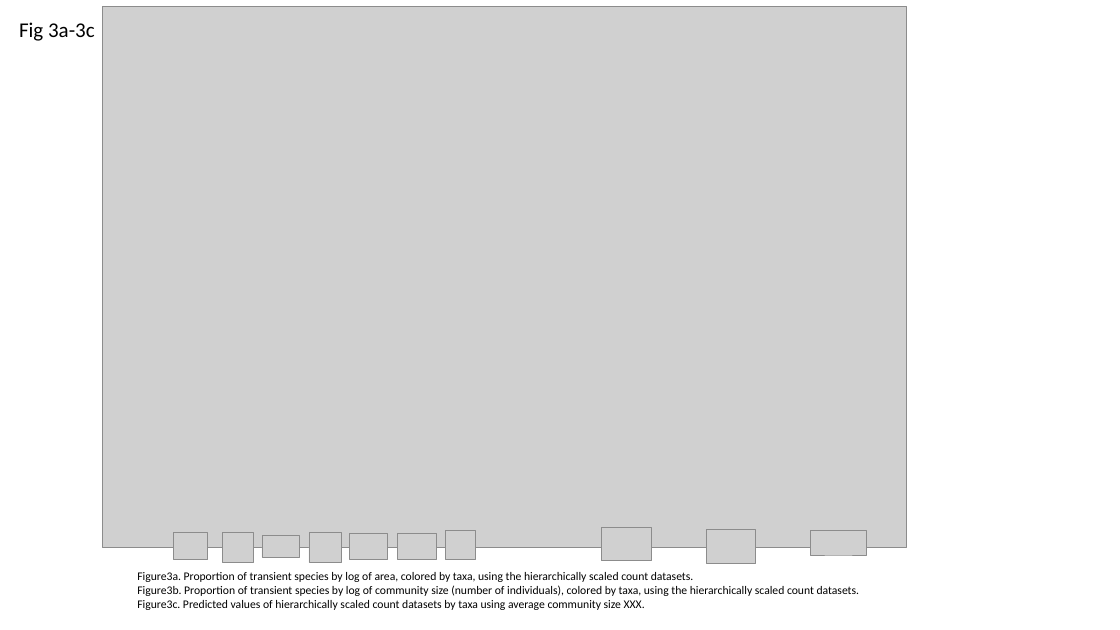
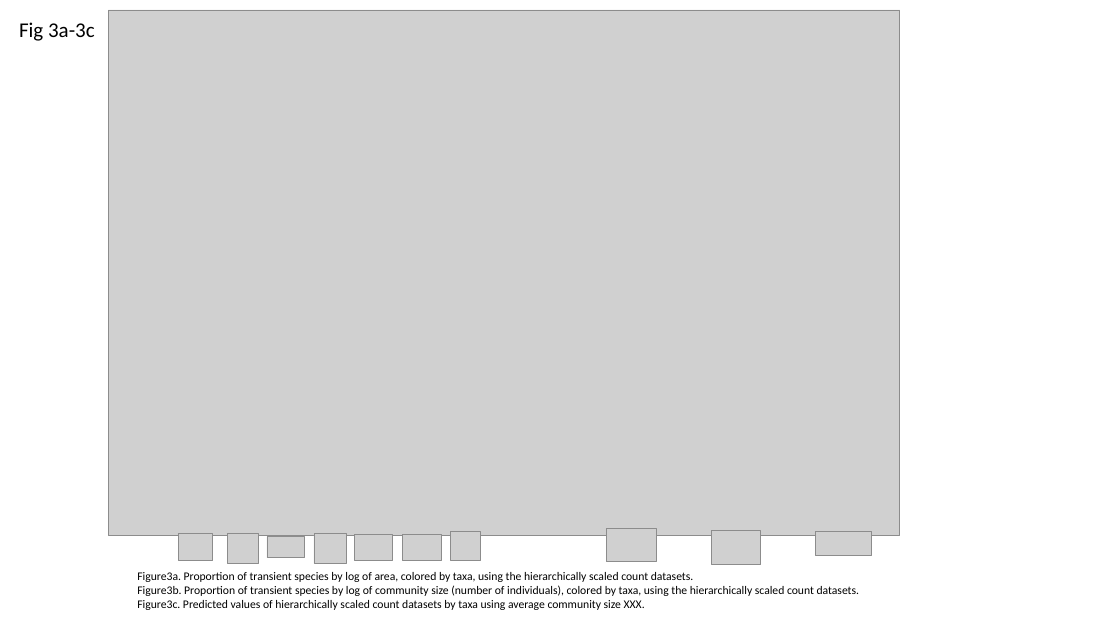
Before and after one commit to hurlbertlab/core-transient, a slide deck: slide 5 of output/plots/all_figs_with_legends.pptx. Drawn at 1120x630 pixels with LibreOffice and Linux fonts; fonts in the diff are those of the drawing; grey boxes stand for pictures. Boxes give left, top, right and bottom in pixels: in the first picture for what was removed or moved away, otherwise in the second. Text is boxed around its words. In the diff, an @@ line names an element or a change of style, - is before the commit and + after.

```diff
--- a/output/plots/all_figs_with_legends.pptx
+++ b/output/plots/all_figs_with_legends.pptx
@@ picture: place and size @@
-picture at (103,6,907,548)
+picture at (108,10,900,536)
@@ 10 pictures: place and size @@
-10 pictures at (174,528,867,564)
+10 pictures at (179,528,872,565)
```
Also in this commit, not shown: 4 other files.
